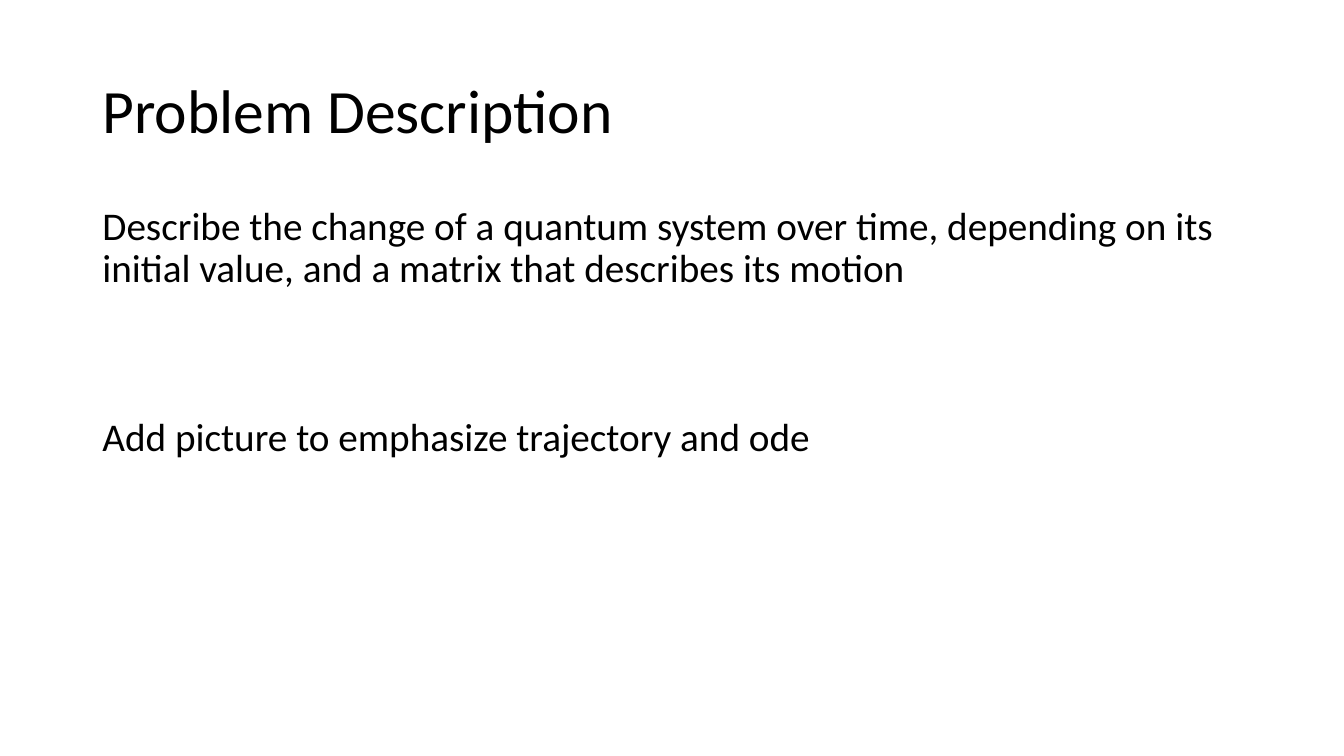
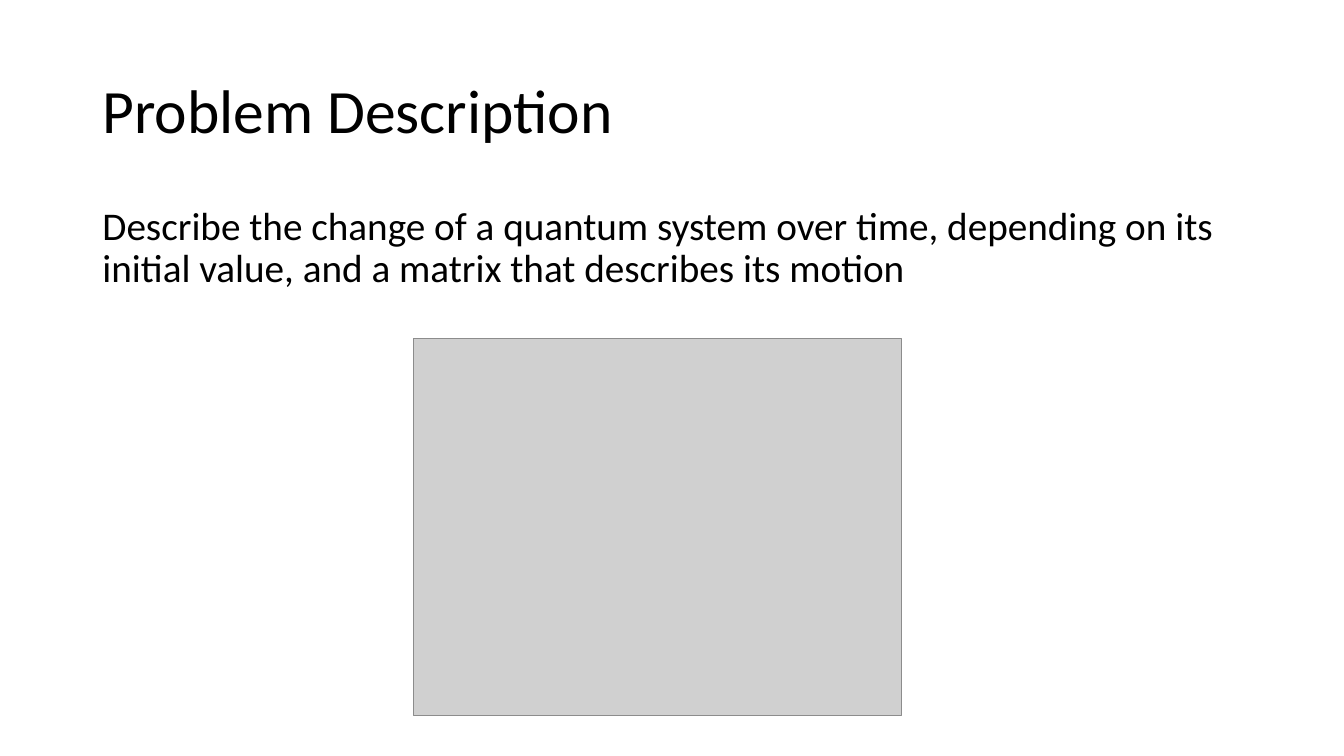
Before and after one commit to ryantpfr/quantam-ode, a slide deck: slide 2 of Presentation1.pptx. Drawn at 1344x756 pixels with LibreOffice and Linux fonts; fonts in the diff are those of the drawing; grey boxes stand for pictures. Boxes give left, top, right and bottom in pixels: in the first picture for what was removed or moved away, otherwise in the second. Text is boxed around its words. In the diff, an @@ line names an element or a change of style, - is before the commit and + after.

```diff
--- a/Presentation1.pptx
+++ b/Presentation1.pptx
@@ picture added at [413,338,901,716] @@
@@ text at [102,423,810,458]: paragraph removed @@
-Add picture to emphasize trajectory and ode
```
Also in this commit, not shown: 1 other slide changed, 1 slide added, 4 other files.
